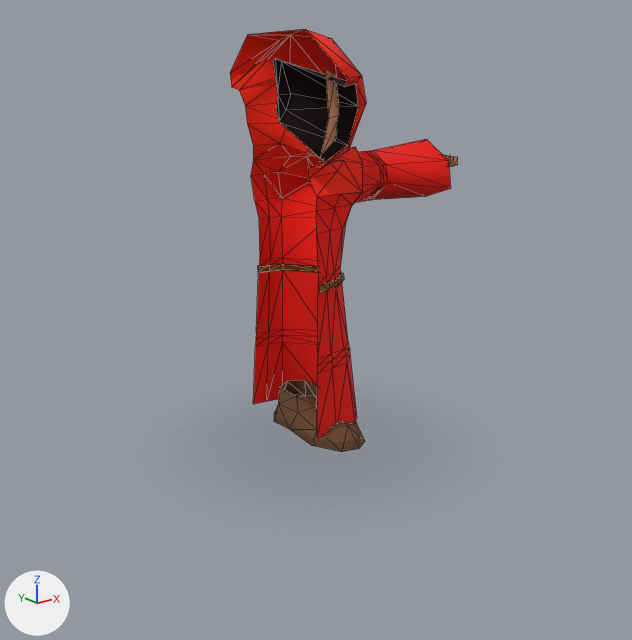
The glTF model examples/www/public/assets/models/cultist/cultist.glb, before and after one commit.
Before and after are seen from a 50 mm lens placed at (-1.93, -2.58, 1.47), pointed at (-0.06, -0.24, 0.53). Arrows for +X, +Y and +Z are at lower left; the lights stay in place. The picture after the commit comes second. Mesh edges are drawn as thin lines. Where no turn or scale is listed for an object, it has been applied to the vertices. Vertices at exactly the same position are counted once.

Before the edit, the objects in view are built like this:
```python
me_cultist = bpy.data.meshes.new('cultist')
me_cultist.from_pydata(...)  # 250 vertices, 428 faces; spans x 0.0..0.93, y -0.34..0.36, z -0.03..1.51
me_cultist.materials.append(mat_cultist)  # picture img_basecolor
ob_cultist = bpy.data.objects.new('cultist', me_cultist)
ob_cultist.location = (0.0, 0.0, 0.01)
```
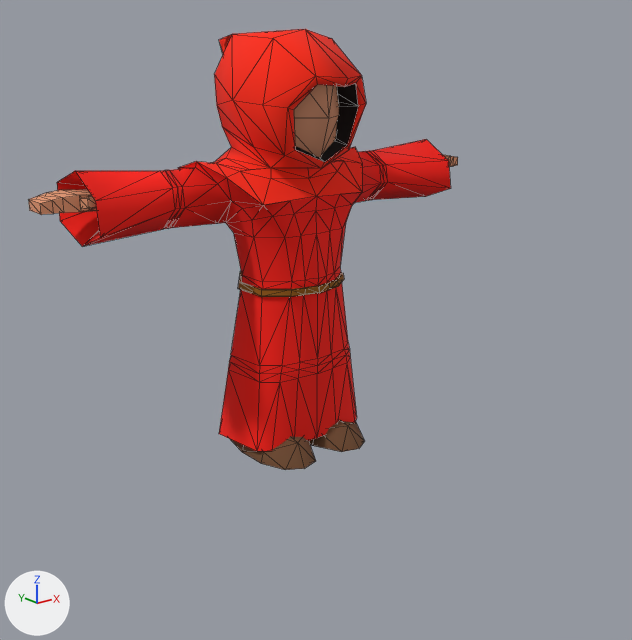
What changed in the scene script:
```text
Change me_cultist:
    used by ob_cultist; location = (0.0, 0.0, 0.01)
    remove me_cultist.from_pydata(...)  # 250 vertices, 428 faces; spans x 0.0..0.93, y -0.34..0.36, z -0.03..1.51
    add me_cultist.from_pydata(...)  # 455 vertices, 852 faces; spans x -0.93..0.93, y -0.34..0.36, z -0.03..1.51
    me_cultist part 1: the loose piece of 26 vertices spanning x 0.01..0.24, y -0.27..0.22, z -0.03..0.13 is copied, and the copy is mirrored in x about the mesh origin; it spans x -0.24..-0.01, y -0.27..0.22, z -0.03..0.13
    me_cultist part 2: the loose piece of 36 vertices spanning x 0.64..0.93, y -0.05..0.13, z 0.96..1.02 is copied, and the copy is mirrored in x about the mesh origin; it spans x -0.93..-0.64, y -0.05..0.13, z 0.96..1.02
    me_cultist part 3
    143 vertices are added at x -0.79..0.0, y -0.29..0.24, z 0.02..1.5
    312 new faces join them
```

Where the change shows, as pixel boxes (x1, y1, x2, y2) in the pictures (632 x 640 px):
'cultist', reshaped (88% wider): before (230, 29, 458, 452); after (28, 29, 458, 470)
part 1 of me_cultist, added (brown): after (230, 436, 316, 470)
part 2 of me_cultist, added (brown): after (28, 190, 97, 215)
part 3 of me_cultist, added (red): after (57, 29, 348, 451)
